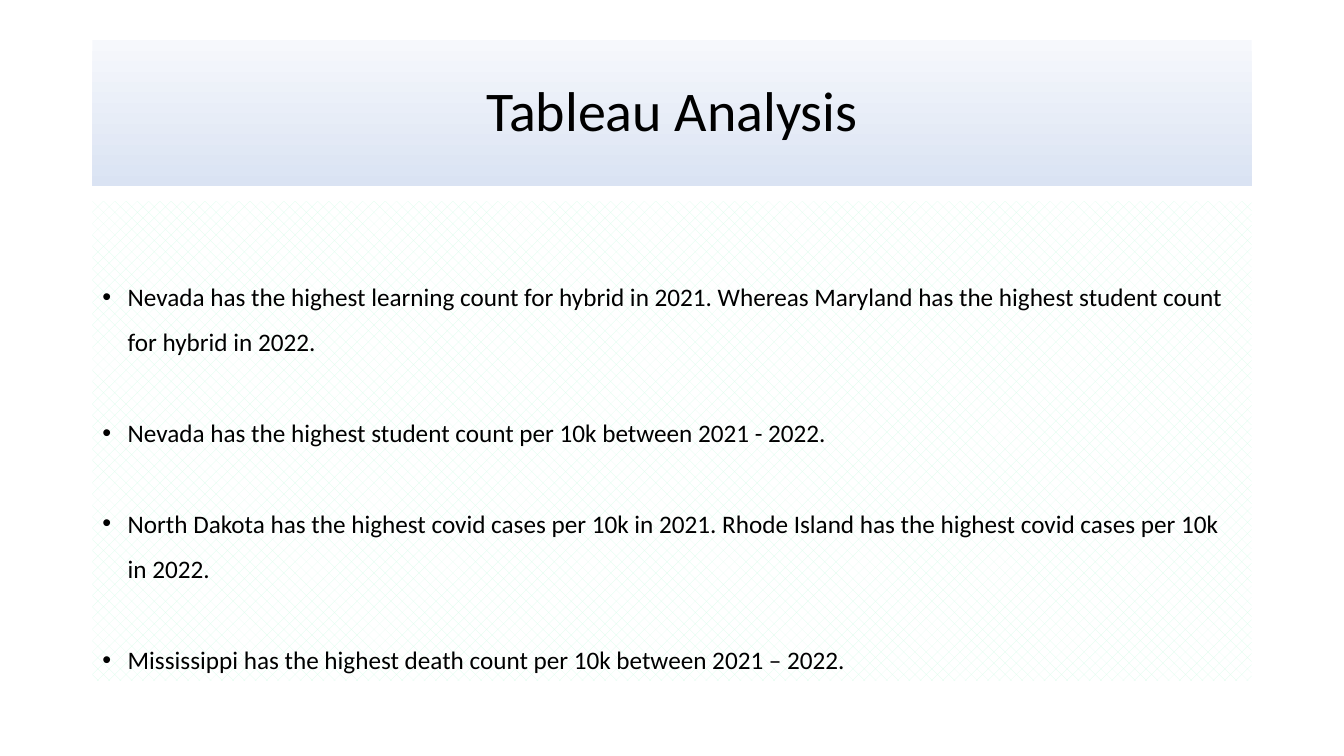
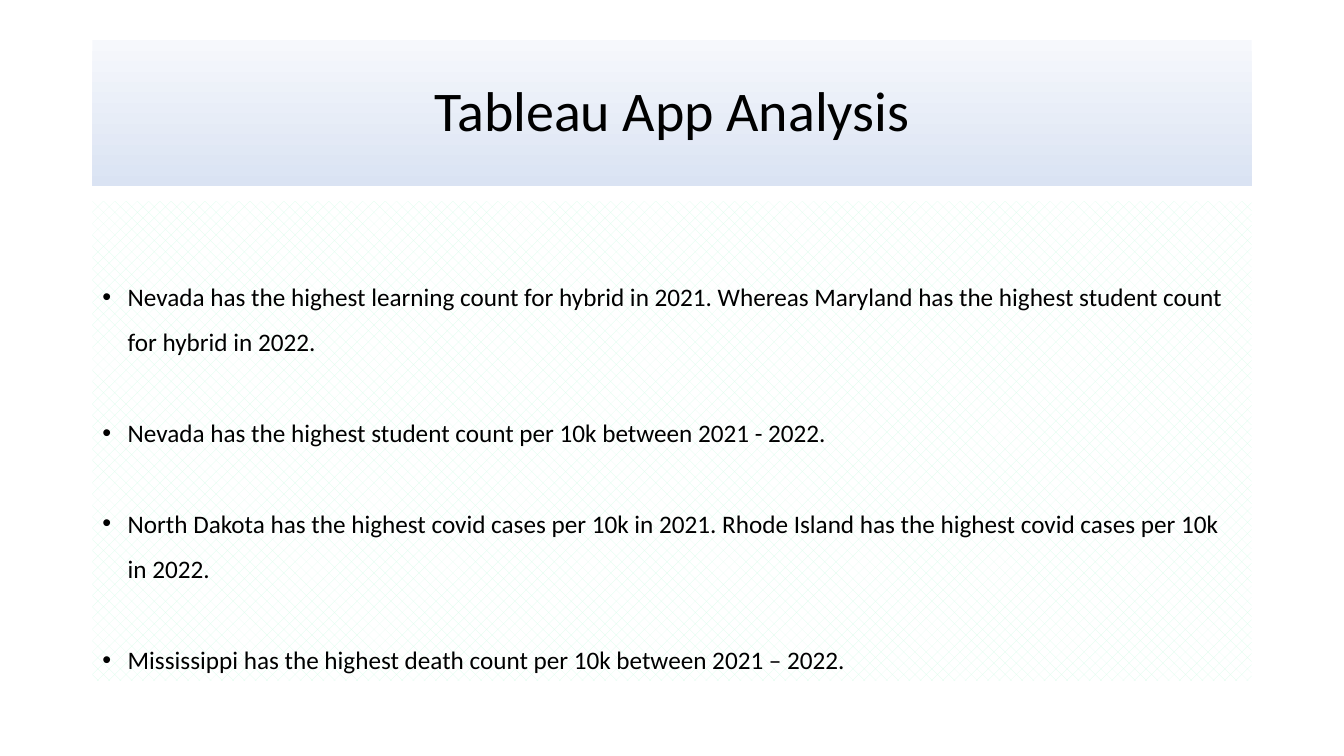
Before and after one commit to uzmabb182/Data602_Assignments, a slide deck: slide 9 of Final_Project_Data_602/Presentation_Data_602.pptx (slide 11 before the commit). Drawn at 1344x756 pixels with LibreOffice and Linux fonts; fonts in the diff are those of the drawing. Boxes give left, top, right and bottom in pixels: in the first picture for what was removed or moved away, otherwise in the second. Text is boxed around its words. In the diff, an @@ line names an element or a change of style, - is before the commit and + after.

```diff
--- a/Final_Project_Data_602/Presentation_Data_602.pptx
+++ b/Final_Project_Data_602/Presentation_Data_602.pptx
@@ title at bbox=[434, 92, 910, 140]: text changed @@
-Tableau Analysis
+Tableau App Analysis
```
Also in this commit, not shown: 6 other slides changed, 4 slides added, 1 slide removed, 1 other file.
